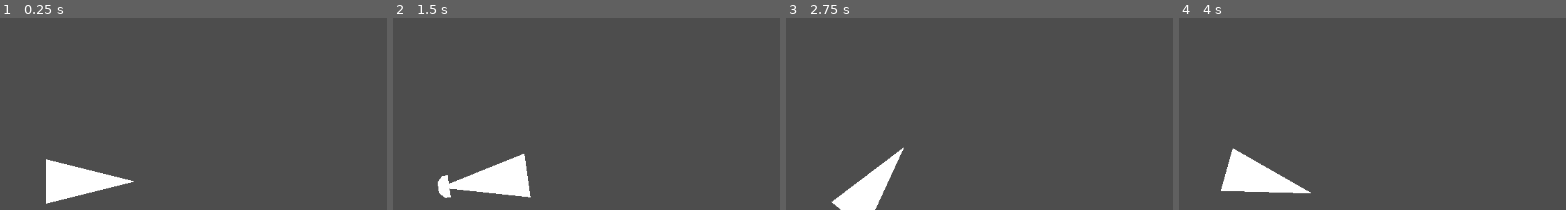
Above: before the commit, frames 1-4 (left to right).
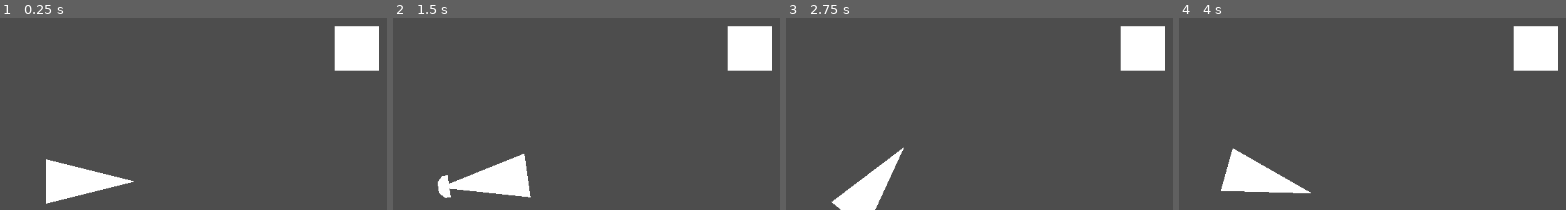
Above: after the commit, the same moments.

Repository: BlurryGames/GodotFundamentals
Game: Godot game, scene res://level.tscn
The game is run twice, just before and just after one commit, with the same random seed, the same clock (stepped at 60 frames per second) and the same inputs. Before the commit the project starts from res://player.tscn.
Inputs (mouse positions are % of the whole screen's width and height, from its top left):
- Up to frame 1 (0.25 s): no input
- Up to frame 2 (1.5 s): tap Enter at 0.5 s; move the mouse to (73, 41) at 0.52 s; click (73, 41) at 0.67 s; move the mouse to (29, 52) at 1.27 s; click (29, 52) at 1.42 s
- Up to frame 3 (2.75 s): move the mouse to (60, 21) at 2.02 s; click (60, 21) at 2.17 s
- Up to frame 4 (4 s): move the mouse to (45, 70) at 2.77 s; click (45, 70) at 2.92 s; move the mouse to (81, 64) at 3.52 s; click (81, 64) at 3.67 s
The pictures show only the part of the screen within x 38-88%, y 4-54%; the shares and areas given below are measured in that part.

The runs differ from the first frame. In frame 1, 2.7% of the frame differs, in the area x 86-98%, y 4-28%; in frame 2, 2.7%; in frame 3, 2.7%; in frame 4, 2.7%.

Commit message:
Section1: Get Started Project / Lesson7: Enemies and Areas

Diff:
--- /dev/null
+++ b/enemy.gd
@@ -0,0 +1,9 @@
+class_name Enemy extends Area2D
+
+func _init() -> void:
+	body_entered.connect(_on_body_entered)
+
+func _on_body_entered(body: Node2D) -> void:
+	if body is RigidBody2D:
+		body.queue_free()
+		queue_free()
--- /dev/null
+++ b/enemy.tscn
@@ -0,0 +1,15 @@
+[gd_scene format=3 uid="uid://kopirrd5qm0q"]
+
+[ext_resource type="Script" uid="uid://d7nhoq1owbsr" path="res://enemy.gd" id="1_7k104"]
+
+[sub_resource type="RectangleShape2D" id="RectangleShape2D_7xaro"]
+size = Vector2(64, 64)
+
+[node name="Enemy" type="Area2D" unique_id=1231354714]
+script = ExtResource("1_7k104")
+
+[node name="CollisionShape2D" type="CollisionShape2D" parent="." unique_id=727900861]
+shape = SubResource("RectangleShape2D_7xaro")
+
+[node name="Polygon2D" type="Polygon2D" parent="." unique_id=1910987144]
+polygon = PackedVector2Array(-32, -32, 32, -32, 32, 32, -32, 32)
--- /dev/null
+++ b/level.tscn
@@ -0,0 +1,11 @@
+[gd_scene format=3 uid="uid://bqh8cspvld4hq"]
+
+[ext_resource type="PackedScene" uid="uid://bjytmwpdbx0y3" path="res://player.tscn" id="1_vonw3"]
+[ext_resource type="PackedScene" uid="uid://kopirrd5qm0q" path="res://enemy.tscn" id="2_oi3di"]
+
+[node name="Level" type="Node2D" unique_id=1607024423]
+
+[node name="Player" parent="." unique_id=554543945 instance=ExtResource("1_vonw3")]
+
+[node name="Enemy" parent="." unique_id=1231354714 instance=ExtResource("2_oi3di")]
+position = Vector2(384, -192)
--- a/project.godot
+++ b/project.godot
@@ -11,7 +11,7 @@
 [application]
 
 config/name="GodotFundamentals"
-run/main_scene="uid://bjytmwpdbx0y3"
+run/main_scene="uid://bqh8cspvld4hq"
 config/features=PackedStringArray("4.6", "Forward Plus")
 config/icon="res://icon.svg"
 
Not shown, added: enemy.gd.uid
